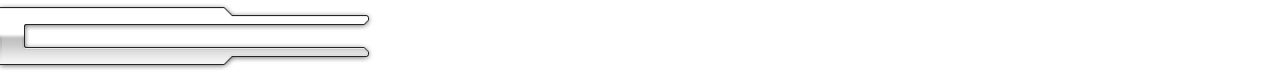
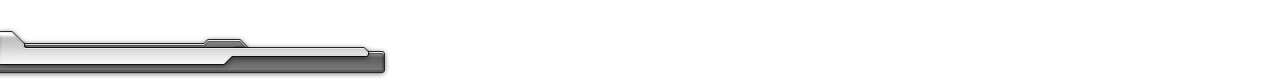
Revision of a layered 1280px x 80px image; what changed, layer by layer:
added layer "Toop" above "Bot" over [0, 32, 368, 64]
added layer "Bot" above "Rectangle 1" over [0, 40, 384, 72]
hid "Rectangle 1" over [0, 8, 368, 64]
